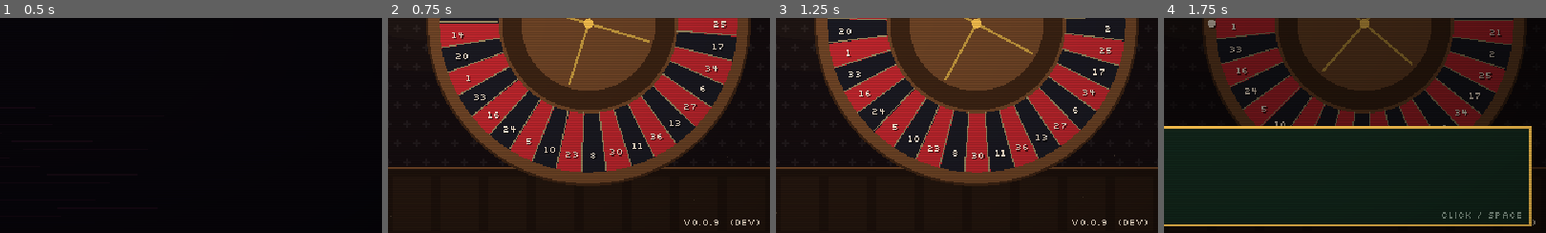
Above: before the commit, frames 1-4 (left to right).
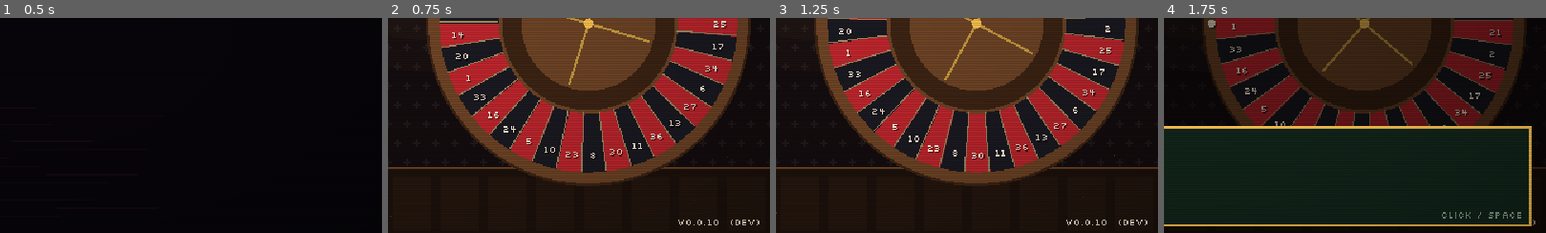
Above: after the commit, the same moments.

Repository: sugnauk/Rouletter
Game: Godot game, scene res://scenes/main.tscn
The game is run twice, just before and just after one commit, with the same random seed, the same clock (stepped at 60 frames per second) and the same inputs.
Inputs (mouse positions are % of the whole screen's width and height, from its top left):
- Up to frame 1 (0.5 s): no input
- Up to frame 2 (0.75 s): tap Enter at 0.5, 0.6 s; click (50, 50) at 0.67 s
- Up to frame 3 (1.25 s): tap Space at 0.77 s
- Up to frame 4 (1.75 s): click "New Run" at 1.25 s
The pictures show only the part of the screen within x 50-100%, y 49-99%; the shares and areas given below are measured in that part.

Frame 1 is identical in both runs. In frame 2, 0.1% of the frame differs, in the area x 76-87%, y 93-97%; in frame 3, 0.1%; in frame 4, nothing differs.

Commit message:
0.0.10: Windows/Linux/macOS export presets and a Desktop builds workflow that publishes a GitHub Release per version on main
Co-Authored-By: Claude Opus 5.5 <noreply@anthropic.com>
Claude-Session: https://claude.ai/code/session_013q6d3yRkHgTahmnKYGjD8n

Diff:
--- a/core/version.gd
+++ b/core/version.gd
@@ -4,7 +4,7 @@
 ## The deploy workflow overwrites BUILD with the commit hash and build time, so "dev" means a
 ## local/editor run.
 
-const VERSION := "0.0.9"
+const VERSION := "0.0.10"
 const BUILD := "dev"
 
 
Not shown, changed: export_presets.cfg
Not shown, changed: CHANGELOG.md
